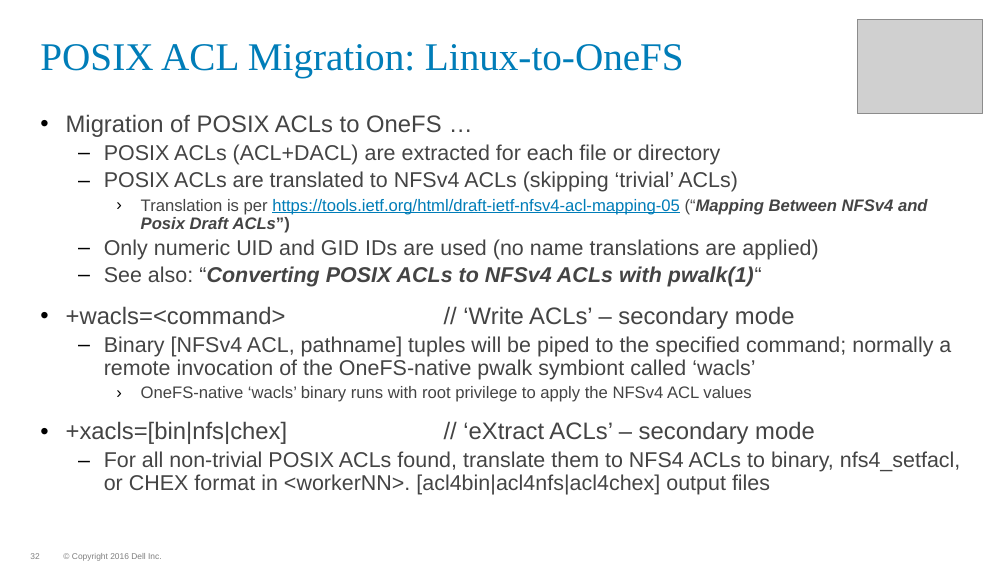
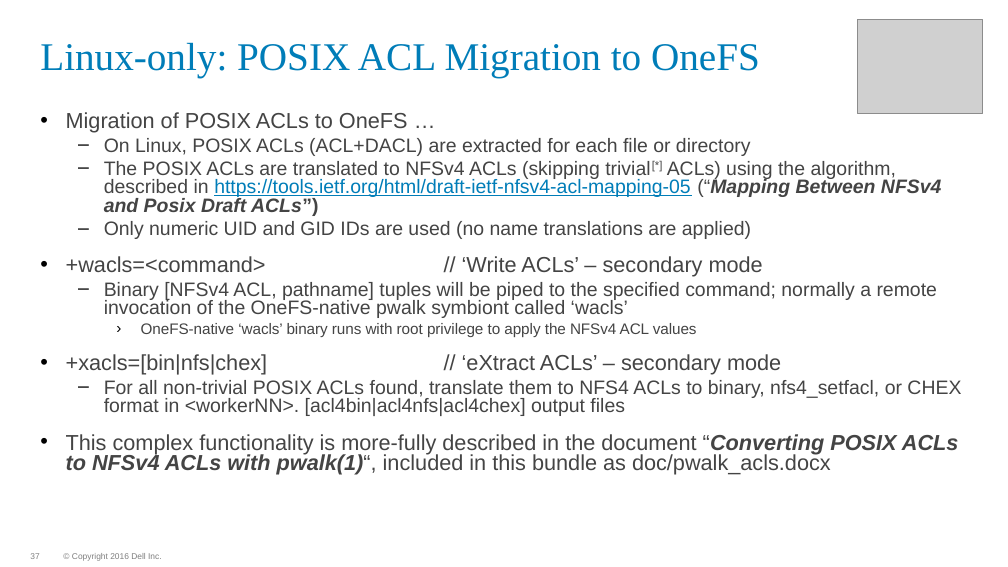
Before and after one commit to WhizBob/pwalk, a slide deck: slide 37 of doc/pwalk_slides.pptx (slide 32 before the commit). Drawn at 1008x567 pixels with LibreOffice and Linux fonts; fonts in the diff are those of the drawing; grey boxes stand for pictures; background and template pictures are left out. Boxes give left, top, right and bottom in pixels: in the first picture for what was removed or moved away, otherwise in the second. Text is boxed around its words. In the diff, an @@ line names an element or a change of style, - is before the commit and + after.

```diff
--- a/doc/pwalk_slides.pptx
+++ b/doc/pwalk_slides.pptx
@@ title at box(40, 42, 760, 77): text changed @@
-POSIX ACL Migration: Linux-to-OneFS
+Linux-only: POSIX ACL Migration to OneFS
@@ text at box(66, 112, 961, 416): size 17 to 15.5 pt in "Migration of POSIX ACLs to OneFS …", "+wacls=<command> // ‘Write ACLs’ – secondary mode", "+xacls=[bin|nfs|chex] // ‘eXtract ACLs’ – secondary mode"; size 15.3 to 13.9 pt in "Only numeric UID and GID IDs are ...", "Binary [NFSv4 ACL, pathname] tuples will be ...", "For all non-trivial POSIX ACLs found, translate ..."; size 11.9 to 10.8 pt in "OneFS-native ‘wacls’ binary runs with root privilege ..."; line spacing 0.9 to 0.8 @@
@@ text at box(104, 138, 942, 216): text changed; size 11.9 to 13.9 pt @@
-  – POSIX ACLs (ACL+DACL) are extracted for each file or directory
-  – POSIX ACLs are translated to NFSv4 ACLs (skipping ‘trivial’ ACLs)
-    › Translation is per https://tools.ietf.org/html/draft-ietf-nfsv4-acl-mapping-05 (“Mapping Between NFSv4 and Posix Draft ACLs”)
+  – On Linux, POSIX ACLs (ACL+DACL) are extracted for each file or directory
+  – The POSIX ACLs are translated to NFSv4 ACLs (skipping trivial[*] ACLs) using the algorithm, described in https://tools.ietf.org/html/draft-ietf-nfsv4-acl-mapping-05 (“Mapping Between NFSv4 and Posix Draft ACLs”)
@@ text at box(104, 266, 762, 287): paragraph removed @@
-  – See also: “Converting POSIX ACLs to NFSv4 ACLs with pwalk(1)“
@@ text at box(66, 434, 959, 475): paragraph added @@
+• This complex functionality is more-fully described in the document “Converting POSIX ACLs to NFSv4 ACLs with pwalk(1)“, included in this bundle as doc/pwalk_acls.docx
@@ page number at box(30, 553, 39, 559): text changed @@
-32
+37
```
Also in this commit, not shown: 17 other slides changed, 8 slides added, 11 other files.
